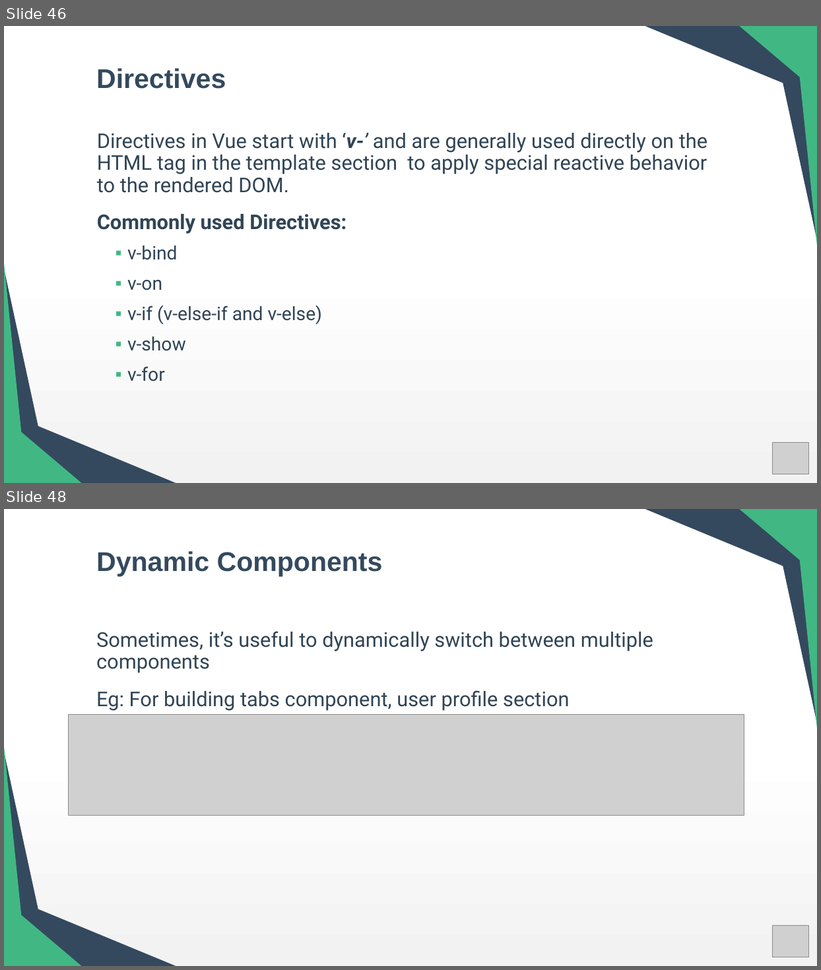
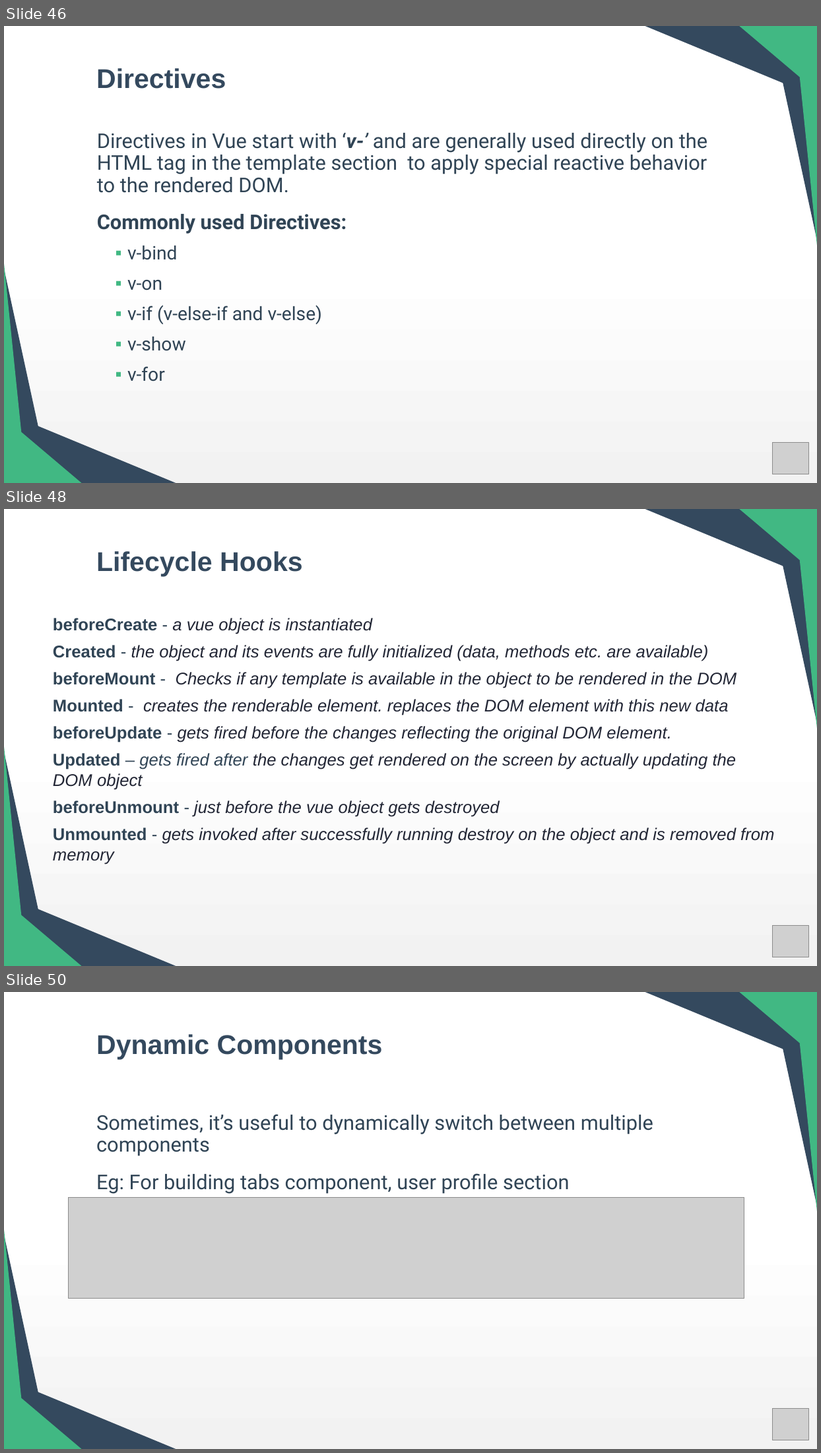
Before and after one commit to preetishhs/training-toshiba, a slide deck: Vue Overview.pptx. Shown one above the other, each under a label of ours: slides 46 and 48 before the commit, slides 46, 48 and 50 after it; the slides between them are not shown. The pictures are 821x970 and 821x1453 pixels, drawn with LibreOffice and Linux fonts; fonts in the diff are those of the drawing; grey boxes stand for pictures. Boxes give left, top, right and bottom in pixels: in the first picture for what was removed or moved away, otherwise in the second. Text is boxed around its words. In the diff, an @@ line names an element or a change of style, - is before the commit and + after.

```diff
--- a/Vue Overview.pptx
+++ b/Vue Overview.pptx
@@ slide 48 added at box(4, 509, 817, 966), background gradient #FFFFFF to #F2F2F2 @@
@@ title added at box(96, 551, 302, 576), 32 pt, text #34495E, bold @@
+Lifecycle Hooks
@@ group added at box(646, 509, 817, 729): 4 right triangles @@
@@ text added at box(53, 618, 774, 865), 20 pt, text #222635, italic @@
+beforeCreate - a vue object is instantiated
+Created - the object and its events are fully initialized (data, methods etc. are available)
+beforeMount - Checks if any template is available in the object to be rendered in the DOM
+Mounted - creates the renderable element. replaces the DOM element with this new data
+beforeUpdate - gets fired before the changes reflecting the original DOM element.
+Updated – gets fired after the changes get rendered on the screen by actually updating the DOM object
+beforeUnmount - just before the vue object gets destroyed
+Unmounted - gets invoked after successfully running destroy on the object and is removed from memory
@@ right triangle added at box(4, 752, 40, 916), fill #34495E @@
@@ right triangle added at box(4, 747, 21, 916), fill #41B883 @@
@@ right triangle added at box(4, 895, 176, 966), fill #34495E @@
@@ right triangle added at box(4, 900, 81, 966), fill #41B883 @@
@@ picture added at box(773, 925, 809, 957) @@
@@ what was slide 48 is now slide 50 @@
```
Also in this commit, not shown: 1 slide changed, 1 other slide added.
